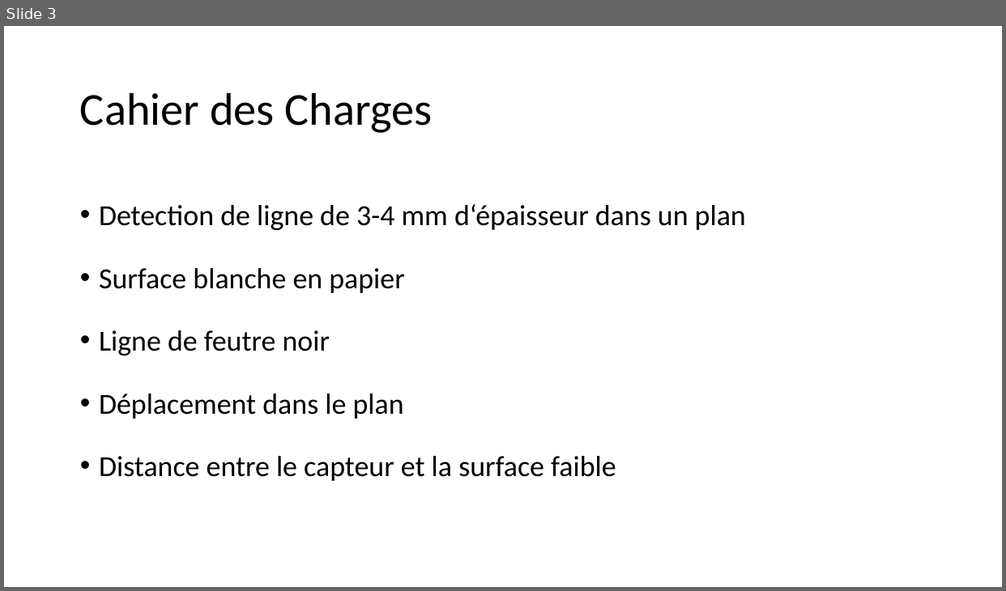
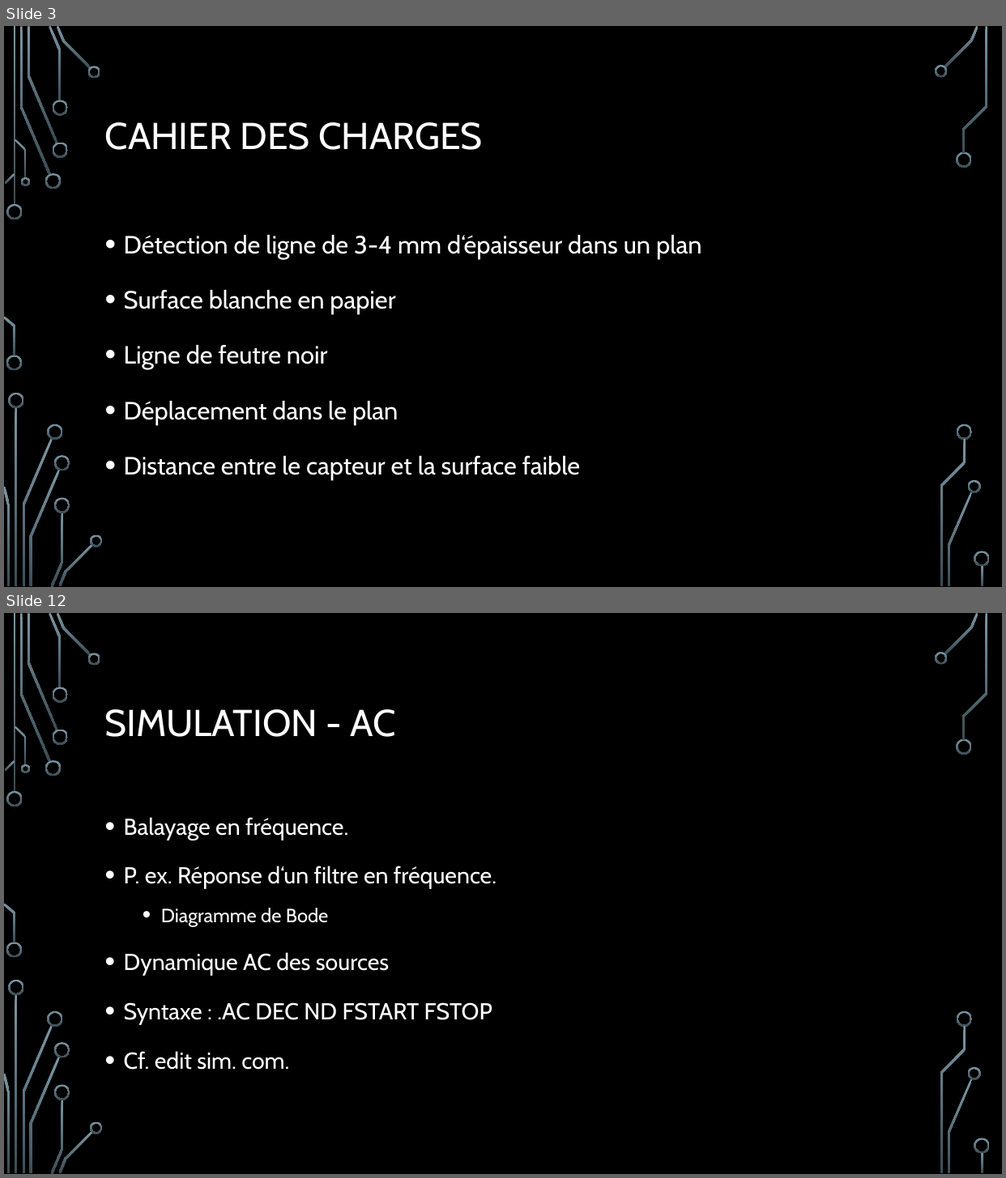
Before and after one commit to robotronik/conferences, a slide deck: Conc_elec/pres/Conception_Elec.pptx. Shown one above the other, each under a label of ours: slide 3 before the commit, slides 3 and 12 after it; the slides between them are not shown. The pictures are 1006x591 and 1006x1178 pixels, drawn with LibreOffice and Linux fonts; fonts in the diff are those of the drawing; background and template pictures are left out. Boxes give left, top, right and bottom in pixels: in the first picture for what was removed or moved away, otherwise in the second. Text is boxed around its words. In the diff, an @@ line names an element or a change of style, - is before the commit and + after.

```diff
--- a/Conc_elec/pres/Conception_Elec.pptx
+++ b/Conc_elec/pres/Conception_Elec.pptx
@@ slide 12 added at <box>4,613,1002,1174</box>, background picture (left out); not listed: 36 template elements that a slide beside it also shows @@
@@ title added at <box>105,709,395,737</box>, 36 pt, text #FFFFFF @@
+SIMULATION - AC
@@ text added at <box>124,817,496,1070</box>, 22.2 pt, text #FFFFFF @@
+• Balayage en fréquence.
+• P. ex. Réponse d‘un filtre en fréquence.
+  • Diagramme de Bode
+• Dynamique AC des sources
+• Syntaxe : .AC DEC ND FSTART FSTOP
+• Cf. edit sim. com.
@@ slide 3 changed as well @@
@@ background #FFFFFF to picture (left out) @@
@@ title at <box>105,122,483,150</box>: text changed; size 44 to 36 pt; font Calibri to Cabin; text colour #000000 to #FFFFFF @@
-Cahier des Charges
+CAHIER DES CHARGES
@@ text "Détection de ligne de 3-4 ...": place and size @@
-text "Détection de ligne de 3-4 ..." at <box>99,204,746,481</box>
+text "Détection de ligne de 3-4 ..." at <box>124,235,701,480</box>
@@ text at <box>124,235,701,259</box>: text changed; size 28 to 24 pt; font Calibri to Cabin; text colour #000000 to #FFFFFF @@
-• Detection de ligne de 3-4 mm d‘épaisseur dans un plan
+• Détection de ligne de 3-4 mm d‘épaisseur dans un plan
@@ text at <box>124,290,580,480</box>: size 28 to 24 pt, font Calibri to Cabin, text colour #000000 to #FFFFFF in "Surface blanche en papier", "Ligne de feutre noir", "Déplacement dans le plan", "Distance entre le capteur et la surface ..." @@
@@ group added at <box>4,26,990,587</box>: 33 freeform shapes, 3 rectangles @@
```
Also in this commit, not shown: 2 other slides changed, 17 other slides added, 7 slides removed, 21 other files.
